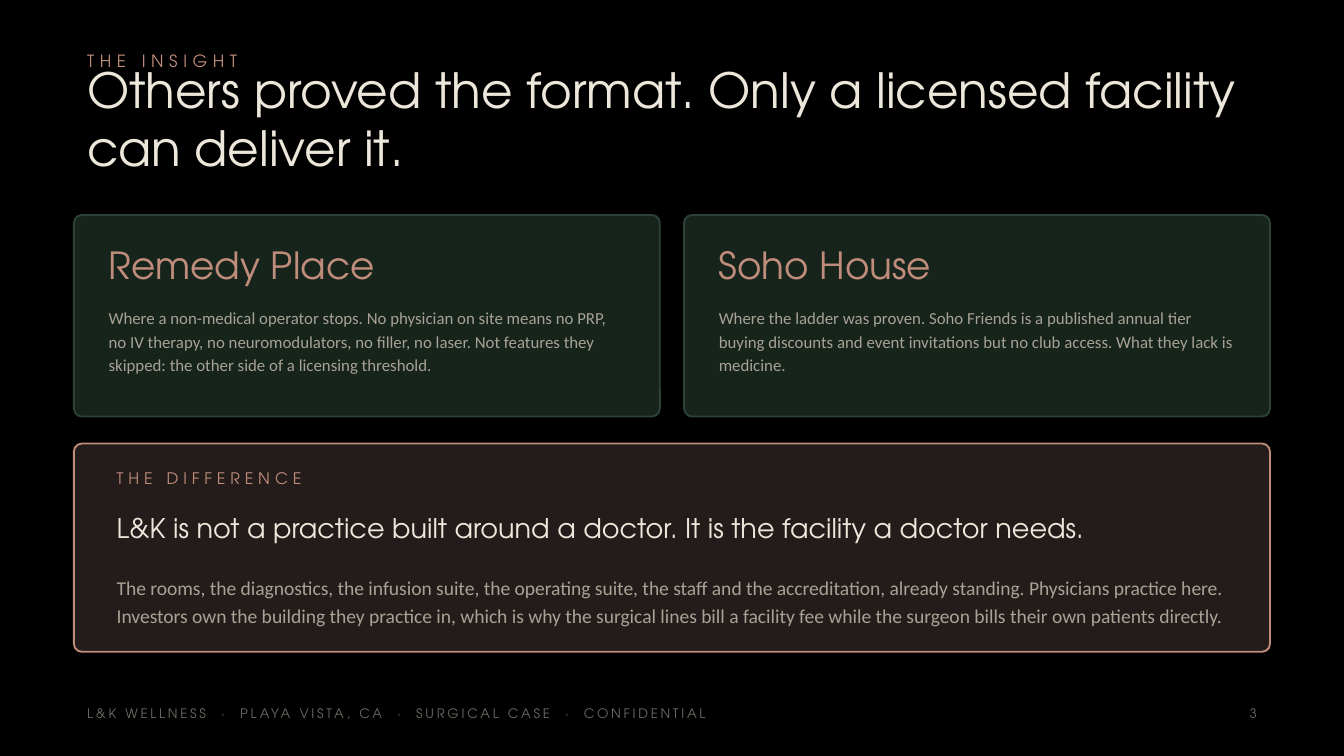
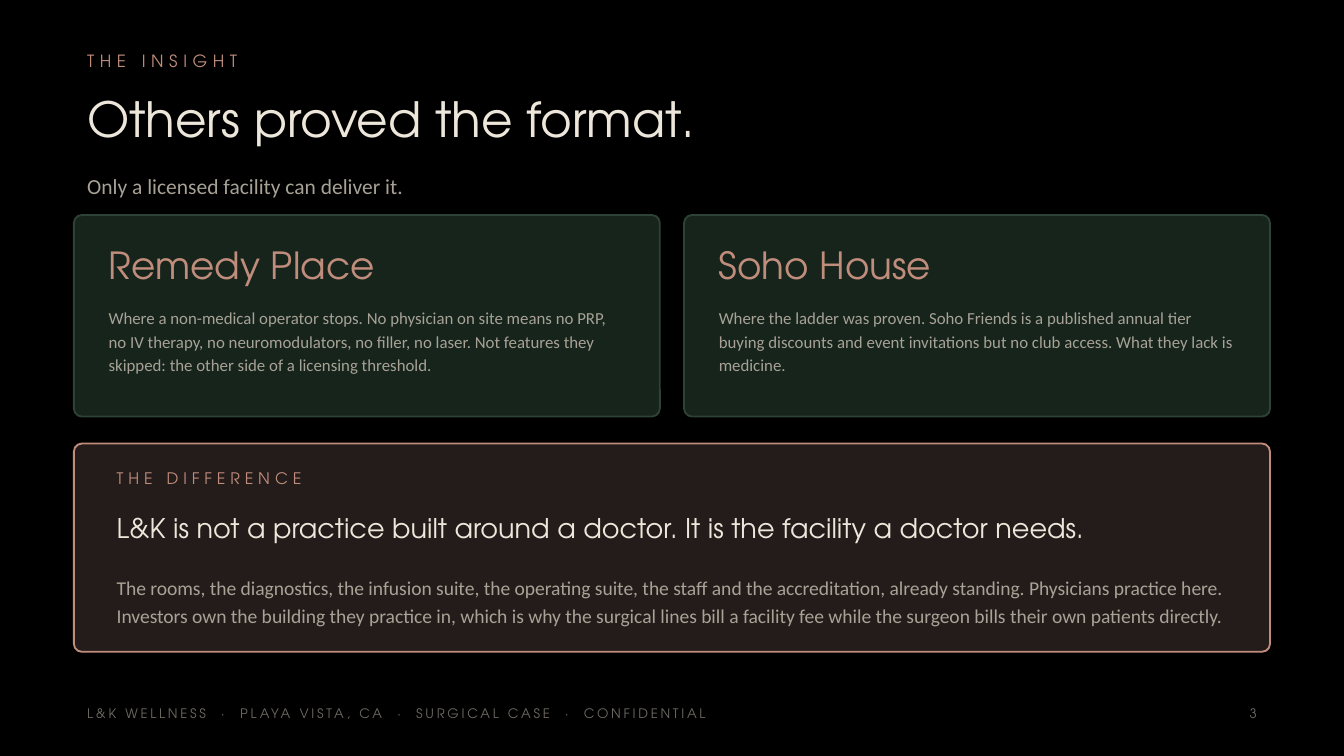
Before and after one commit to apexalpha811/lkwellness_OR, a slide deck: slide 3 of L-K-Wellness-Surgical-5.3M.pptx. Drawn at 1344x756 pixels with LibreOffice and Linux fonts; fonts in the diff are those of the drawing. Boxes give left, top, right and bottom in pixels: in the first picture for what was removed or moved away, otherwise in the second. Text is boxed around its words. In the diff, an @@ line names an element or a change of style, - is before the commit and + after.

```diff
--- a/L-K-Wellness-Surgical-5.3M.pptx
+++ b/L-K-Wellness-Surgical-5.3M.pptx
@@ text added at bbox=[87, 100, 695, 147], 26 pt, text #EDE6DA @@
+Others proved the format.
@@ text "Only a licensed facility can ..." at bbox=[87, 179, 403, 198]: vertical alignment middle to top @@
@@ text at bbox=[87, 179, 403, 198]: text changed; size 26 to 11.5 pt; font TeX Gyre Adventor to Calibri; text colour #EDE6DA to #A8A296 @@
-Others proved the format. Only a licensed facility can deliver it.
+Only a licensed facility can deliver it.
```
Also in this commit, not shown: 35 other slides changed, 6 slides added, 4 other files.
